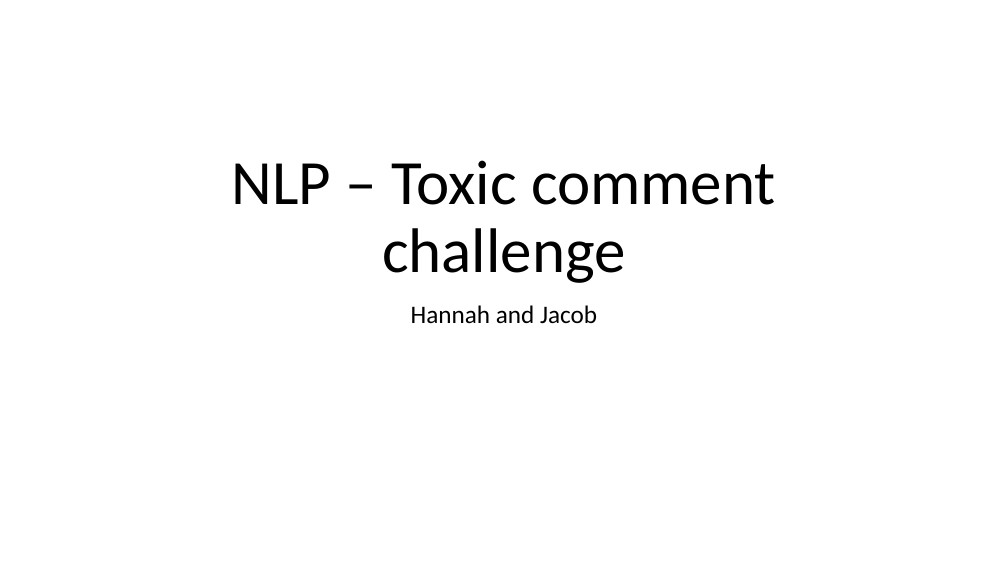
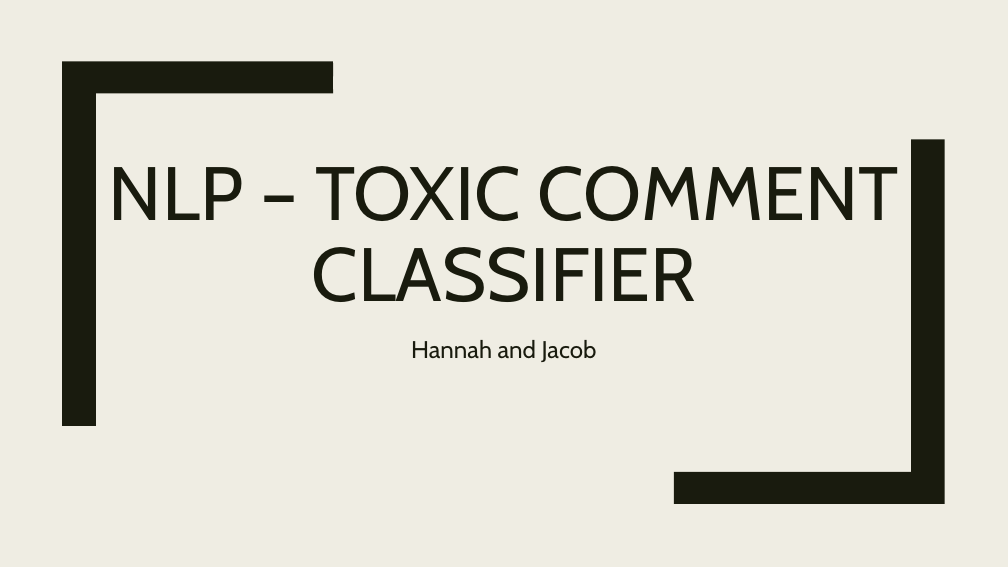
Before and after one commit to jsakhnin/NLPmodule, a slide deck: slide 1 of NLP_presentation.pptx. Drawn at 1008x567 pixels with LibreOffice and Linux fonts; fonts in the diff are those of the drawing. Boxes give left, top, right and bottom in pixels: in the first picture for what was removed or moved away, otherwise in the second. Text is boxed around its words. In the diff, an @@ line names an element or a change of style, - is before the commit and + after.

```diff
--- a/NLP_presentation.pptx
+++ b/NLP_presentation.pptx
@@ background #FFFFFF to #EFEDE3 @@
@@ freeform shape added at (x1=62, y1=61, x2=333, y2=426), fill #191B0E @@
@@ freeform shape added at (x1=675, y1=139, x2=945, y2=504), fill #191B0E @@
@@ title at (x1=109, y1=166, x2=899, y2=302): text changed; size 60 to 72 pt; font Calibri to Cabin; text colour #000000 to #191B0E @@
-NLP – Toxic comment challenge
+NLP – TOXIC COMMENT
+CLASSIFIER
@@ subtitle "Hannah and Jacob" moved from (x1=411, y1=305, x2=597, y2=324) to (x1=411, y1=340, x2=597, y2=362) @@
@@ subtitle "Hannah and Jacob" at (x1=411, y1=340, x2=597, y2=362): size 24 to 23 pt, font Calibri to Cabin, text colour #000000 to #191B0E; line spacing 0.9 to 1.12; less space between paragraphs @@
```
Also in this commit, not shown: 15 other slides changed, 1 slide added, 1 slide removed.
